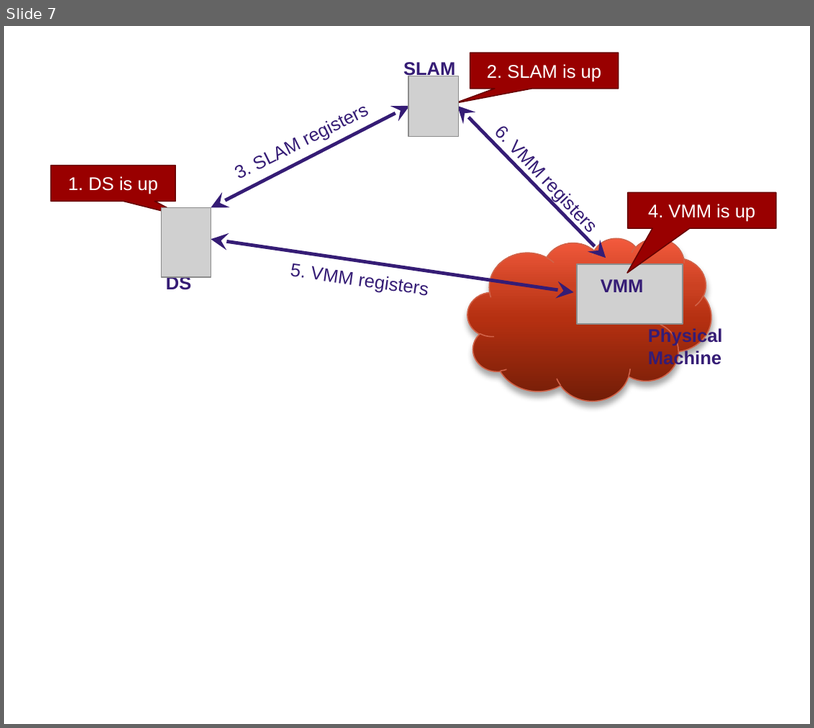
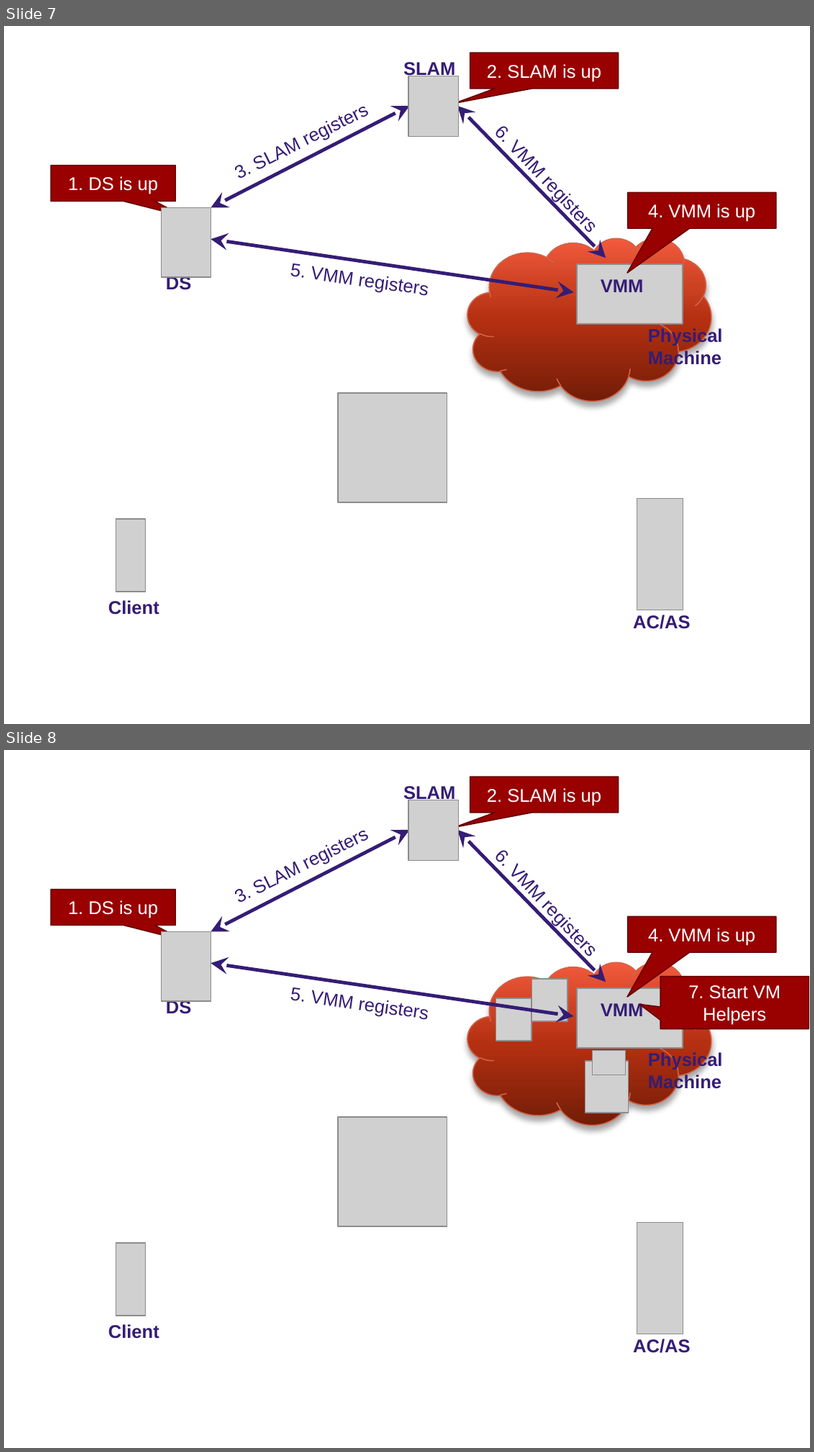
Before and after one commit to RapidProject/demo-animation-server, a slide deck: resources/figs/RAPID integration.pptx. Shown one above the other, each under a label of ours: slide 7 before the commit, slides 7 and 8 after it. The pictures are 814x728 and 814x1452 pixels, drawn with LibreOffice and Linux fonts; fonts in the diff are those of the drawing; grey boxes stand for pictures. Boxes give left, top, right and bottom in pixels: in the first picture for what was removed or moved away, otherwise in the second. Text is boxed around its words. In the diff, an @@ line names an element or a change of style, - is before the commit and + after.

```diff
--- a/resources/figs/RAPID integration.pptx
+++ b/resources/figs/RAPID integration.pptx
@@ slide 8 added at bbox=[4, 750, 810, 1448], background #FFFFFF @@
@@ text added at bbox=[404, 784, 455, 803], 12 pt, text #351C75, bold @@
+SLAM
@@ speech box added at bbox=[471, 777, 619, 812], fill #990000, outline #660000 0.75 pt, 12 pt, text #FFFFFF @@
+2. SLAM is up
@@ picture added at bbox=[409, 800, 458, 861] @@
@@ double arrow added from (211, 931) to (410, 830), #351C75 2.25 pt @@
@@ double arrow added from (458, 830) to (606, 983), #351C75 2.25 pt @@
@@ text added at bbox=[490, 858, 517, 868], 12 pt, text #351C75 @@
+6. VMM registers
@@ speech box added at bbox=[51, 890, 175, 925], fill #990000, outline #660000 0.75 pt, 12 pt, text #FFFFFF @@
+1. DS is up
@@ text added at bbox=[239, 889, 252, 902], 12 pt, text #351C75 @@
+3. SLAM registers
@@ speech box added at bbox=[628, 917, 776, 952], fill #990000, outline #660000 0.75 pt, 12 pt, text #FFFFFF @@
+4. VMM is up
@@ picture added at bbox=[161, 931, 211, 1001] @@
@@ double arrow added from (211, 964) to (574, 1016), #351C75 2.25 pt @@
@@ picture added at bbox=[532, 979, 568, 1021] @@
@@ speech box added at bbox=[661, 977, 809, 1029], fill #990000, outline #660000 0.75 pt, 12 pt, text #FFFFFF @@
+7. Start VM Helpers
@@ text added at bbox=[166, 1001, 191, 1018], 12 pt, text #351C75, bold @@
+DS
@@ text added at bbox=[290, 988, 428, 1020], 12 pt, text #351C75 @@
+5. VMM registers
@@ picture added at bbox=[496, 999, 532, 1041] @@
@@ picture added at bbox=[592, 1051, 625, 1075] @@
@@ group added at bbox=[468, 962, 723, 1125]: 2 texts, 1 cloud, 1 picture @@
+VMM
+Physical Machine
@@ picture added at bbox=[586, 1061, 629, 1113] @@
@@ picture added at bbox=[338, 1117, 448, 1227] @@
@@ picture added at bbox=[638, 1222, 684, 1334] @@
@@ picture added at bbox=[116, 1243, 146, 1317] @@
@@ text added at bbox=[108, 1325, 160, 1339], 12 pt, text #351C75, bold @@
+Client
@@ text added at bbox=[633, 1339, 690, 1353], 12 pt, text #351C75, bold @@
+AC/AS
@@ slide 7 changed as well @@
@@ picture added at bbox=[338, 393, 448, 503] @@
@@ picture added at bbox=[638, 498, 684, 610] @@
@@ picture added at bbox=[116, 519, 146, 593] @@
@@ text added at bbox=[108, 601, 160, 615], 12 pt, text #351C75, bold @@
+Client
@@ text added at bbox=[633, 615, 690, 629], 12 pt, text #351C75, bold @@
+AC/AS
```
Also in this commit, not shown: 60 other slides changed, 3 other slides added, 58 other files.
